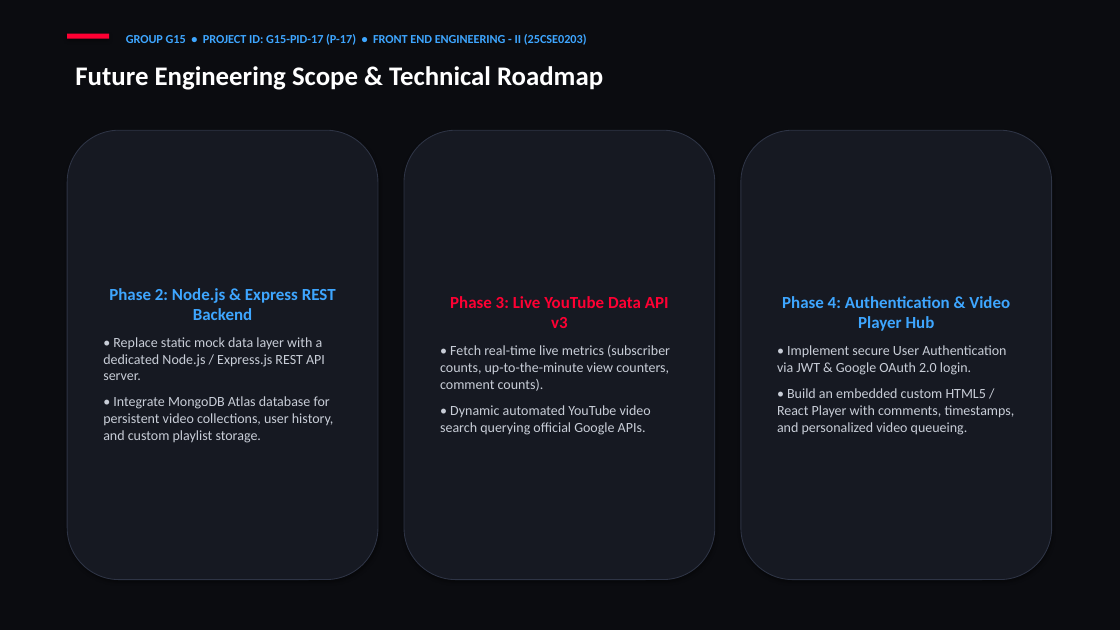
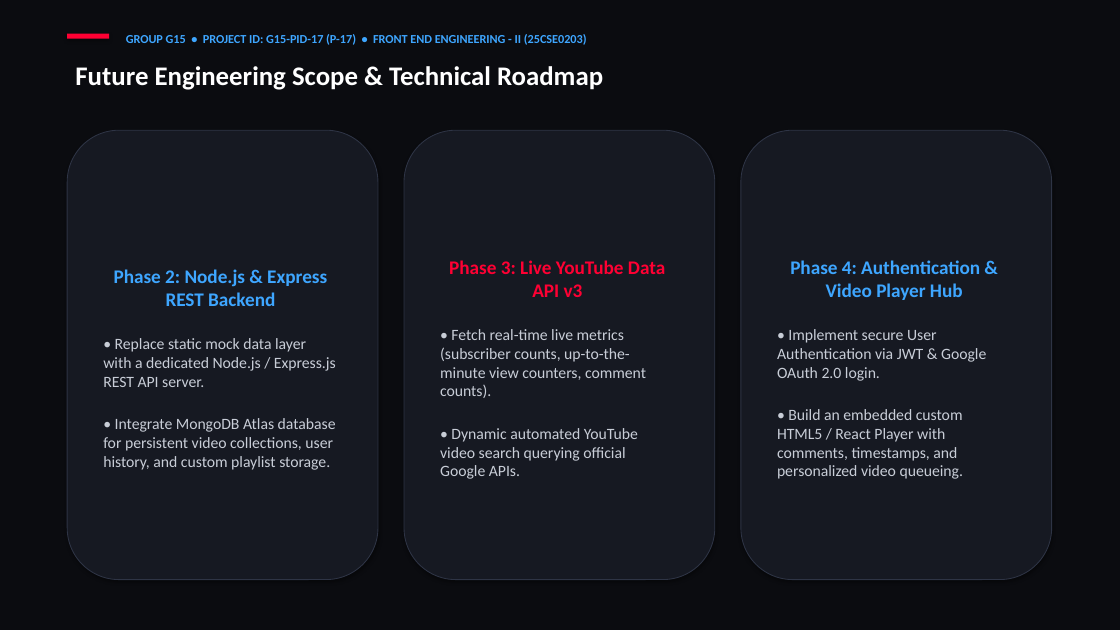
Before and after one commit to kishan-777/Front-End-Engineering_Evaluation-based-project, a slide deck: slide 8 of G15-PID-17.pptx. Drawn at 1120x630 pixels with LibreOffice and Linux fonts; fonts in the diff are those of the drawing. Boxes give left, top, right and bottom in pixels: in the first picture for what was removed or moved away, otherwise in the second. Text is boxed around its words. In the diff, an @@ line names an element or a change of style, - is before the commit and + after.

Commit message:
style: expand font size and add generous line spacing on 3-column slides

```diff
--- a/G15-PID-17.pptx
+++ b/G15-PID-17.pptx
@@ rounded rectangle "Phase 2: Node.js & Express ..." at <box>67,130,378,580</box>: size 14.5 to 16.5 pt in "Phase 2: Node.js & Express REST Backend"; size 12 to 13.5 pt in "• Replace static mock data layer with ...", "• Integrate MongoDB Atlas database for persistent ..."; more space between paragraphs @@
@@ rounded rectangle "Phase 3: Live YouTube Data ..." at <box>404,130,715,580</box>: size 14.5 to 16.5 pt in "Phase 3: Live YouTube Data API v3"; size 12 to 13.5 pt in "• Fetch real-time live metrics (subscriber counts, ...", "• Dynamic automated YouTube video search querying ..."; more space between paragraphs @@
@@ rounded rectangle "Phase 4: Authentication & Video ..." at <box>741,130,1052,580</box>: size 14.5 to 16.5 pt in "Phase 4: Authentication & Video Player Hub"; size 12 to 13.5 pt in "• Implement secure User Authentication via JWT ...", "• Build an embedded custom HTML5 / ..."; more space between paragraphs @@
```
Also in this commit, not shown: 4 other slides changed, 1 other file.
